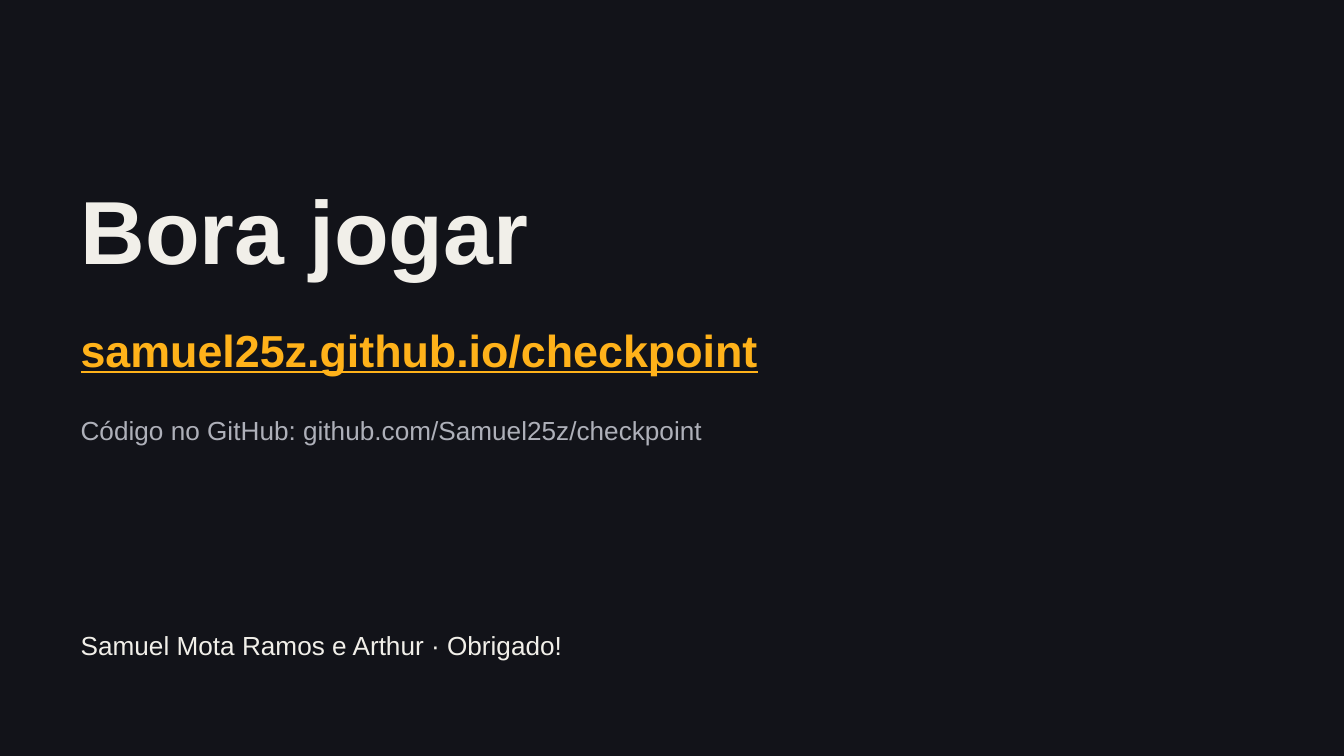
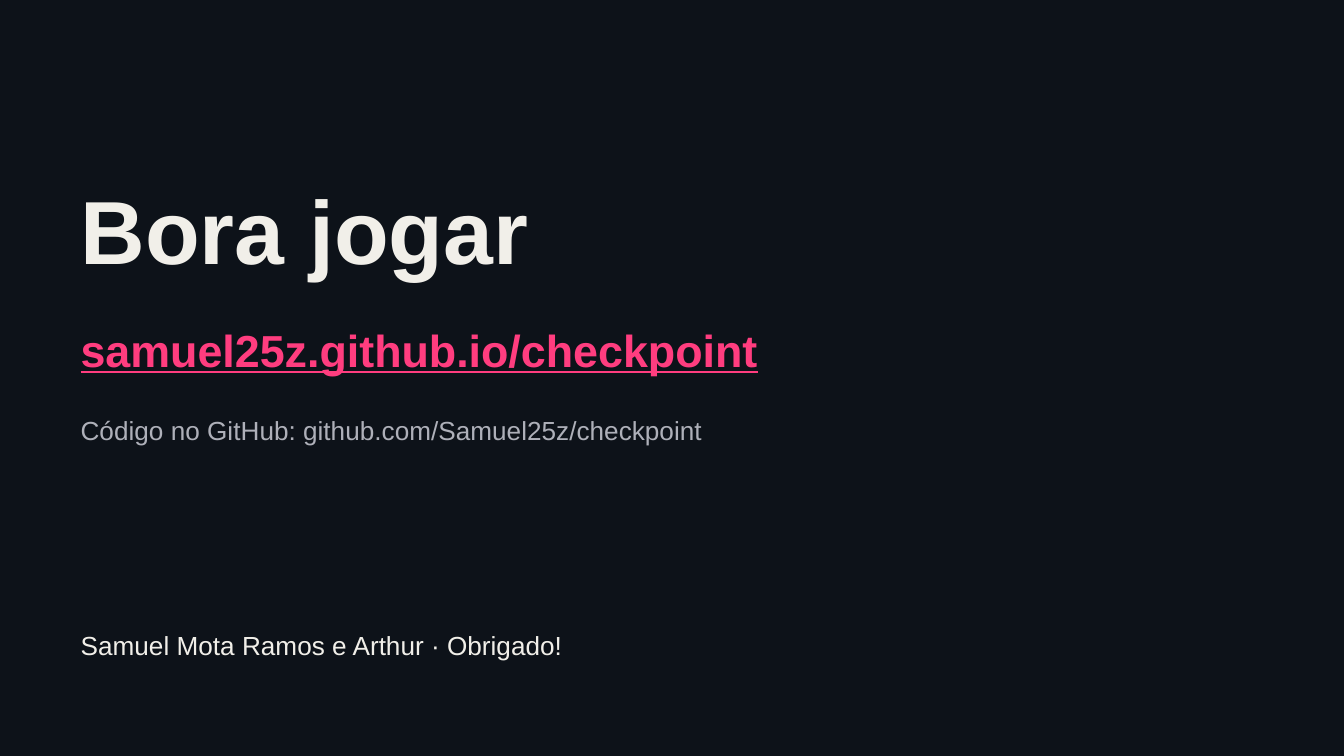
Before and after one commit to Samuel25z/checkpoint, a slide deck: slide 10 of relatorio/Apresentacao-Checkpoint.pptx. Drawn at 1344x756 pixels with LibreOffice and Linux fonts; fonts in the diff are those of the drawing. Boxes give left, top, right and bottom in pixels: in the first picture for what was removed or moved away, otherwise in the second. Text is boxed around its words. In the diff, an @@ line names an element or a change of style, - is before the commit and + after.

```diff
--- a/relatorio/Apresentacao-Checkpoint.pptx
+++ b/relatorio/Apresentacao-Checkpoint.pptx
@@ background #121319 to #0D1219 @@
@@ text "samuel25z.github.io/checkpoint" at bbox=[81, 334, 758, 376]: text colour #FFB21A to #FF3D7F @@
```
Also in this commit, not shown: 9 other slides changed, 36 other files.
